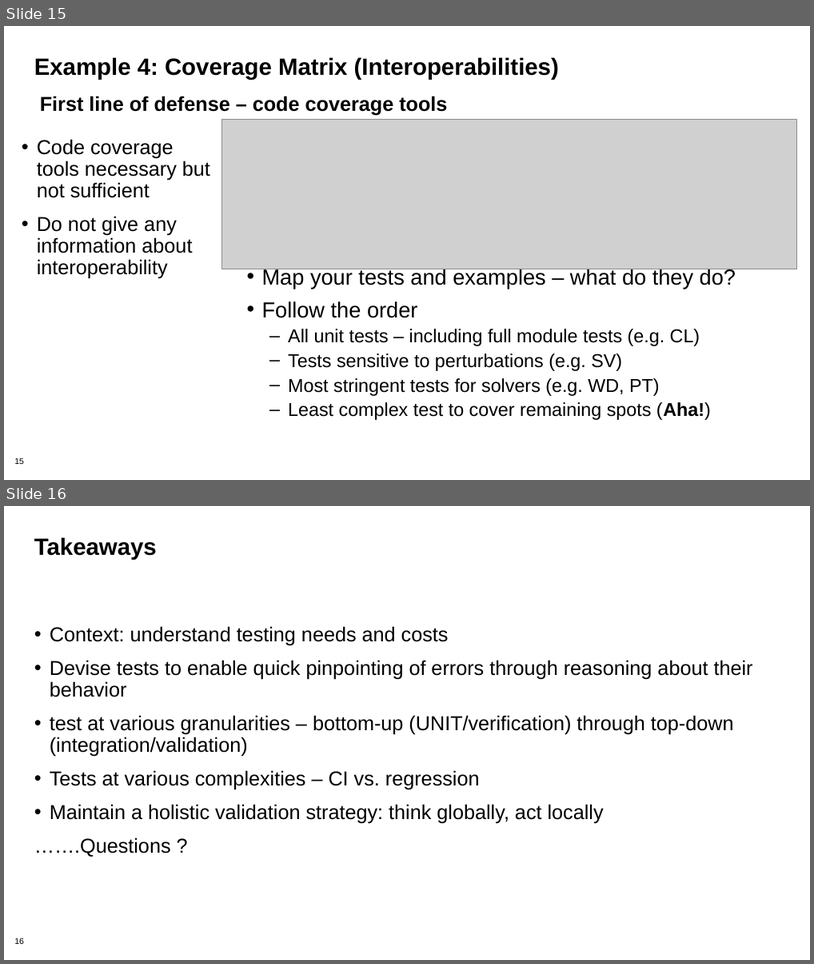
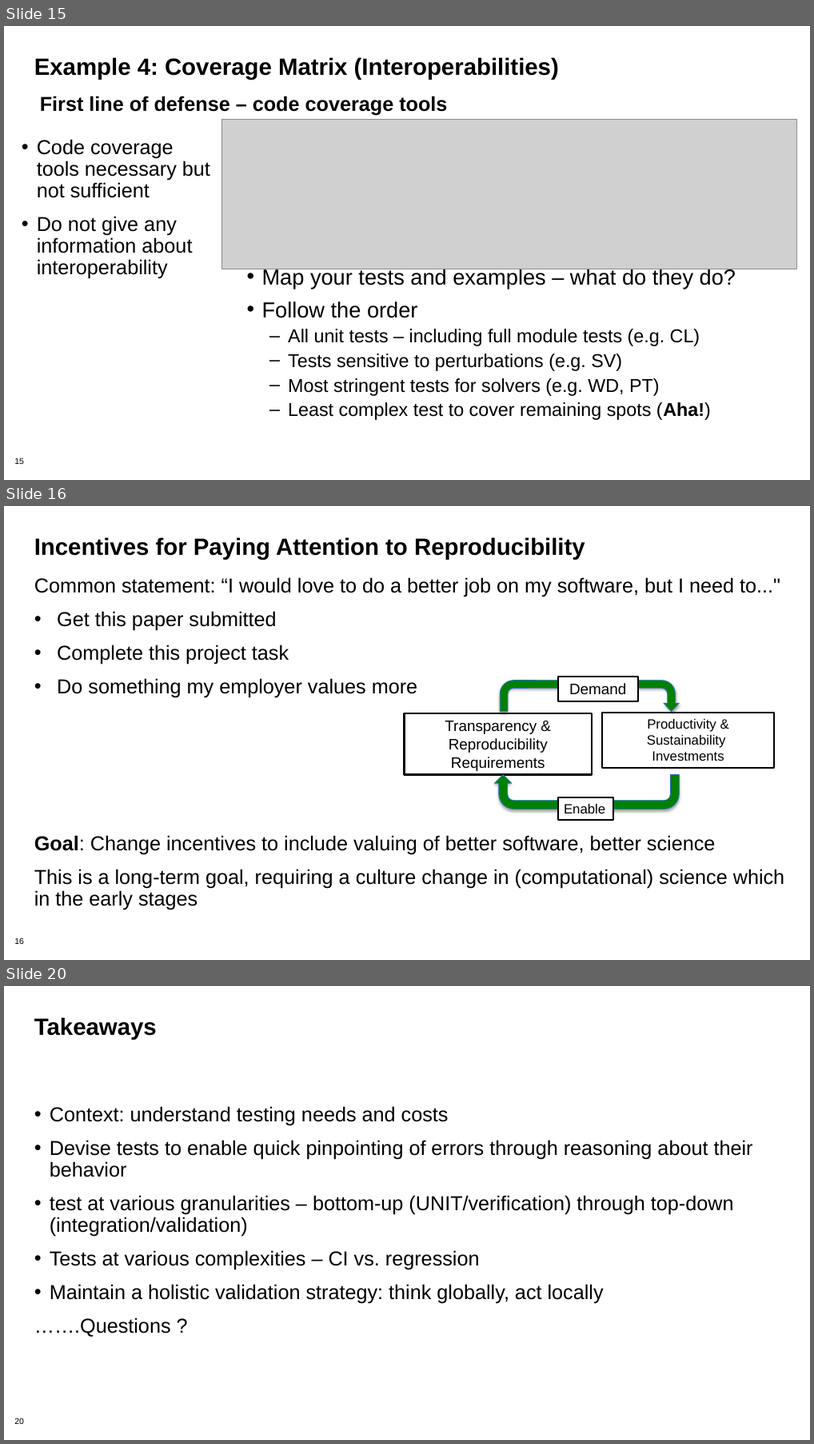
Before and after one commit to bssw-tutorial/presentations, a slide deck: testing-advanced.pptx. Shown one above the other, each under a label of ours: slides 15 and 16 before the commit, slides 15, 16 and 20 after it; the slides between them are not shown. The pictures are 814x964 and 814x1444 pixels, drawn with LibreOffice and Linux fonts; fonts in the diff are those of the drawing; grey boxes stand for pictures; background and template pictures are left out. Boxes give left, top, right and bottom in pixels: in the first picture for what was removed or moved away, otherwise in the second. Text is boxed around its words. In the diff, an @@ line names an element or a change of style, - is before the commit and + after.

```diff
--- a/testing-advanced.pptx
+++ b/testing-advanced.pptx
@@ slide 16 added at [4, 506, 810, 960], background #FFFFFF; not listed: 1 template element that a slide beside it also shows @@
@@ title added at [34, 537, 586, 560], 28 pt, text #000000, bold @@
+Incentives for Paying Attention to Reproducibility
@@ text added at [34, 577, 785, 910], 24 pt, text #000000 @@
+Common statement: “I would love to do a better job on my software, but I need to..."
+• Get this paper submitted
+• Complete this project task
+• Do something my employer values more
+Goal: Change incentives to include valuing of better software, better science
+This is a long-term goal, requiring a culture change in (computational) science which in the early stages
@@ group added at [405, 676, 774, 820]: 4 rectangles, 2 uturn arrows @@
+Transparency & Reproducibility Requirements
+Productivity & Sustainability
+Investments
+Demand
+Enable
@@ what was slide 16 is now slide 20 @@
@@ page number at [14, 1417, 24, 1424]: text changed @@
-16
+20
```
Also in this commit, not shown: 2 slides changed, 3 other slides added, 1 other file.
